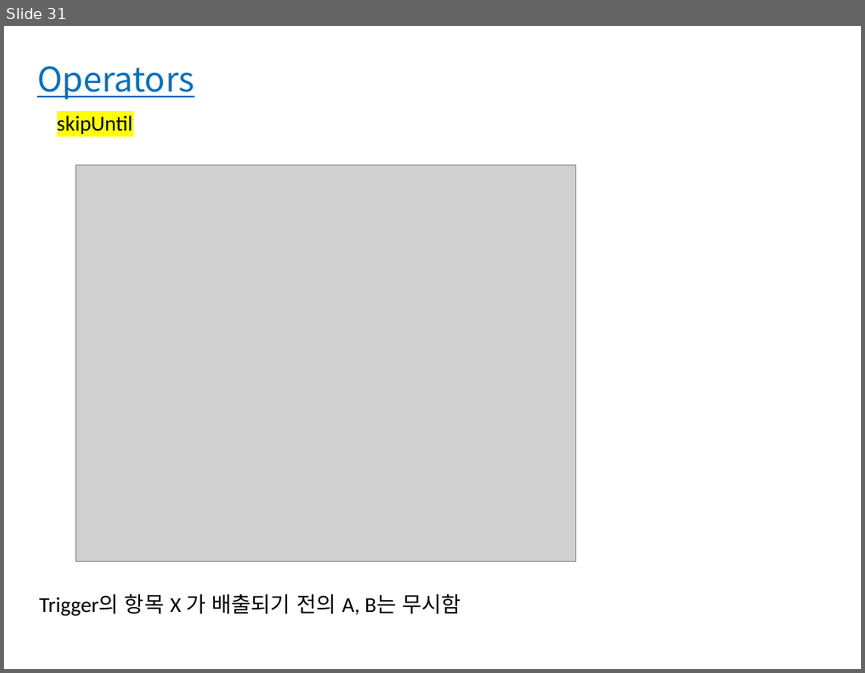
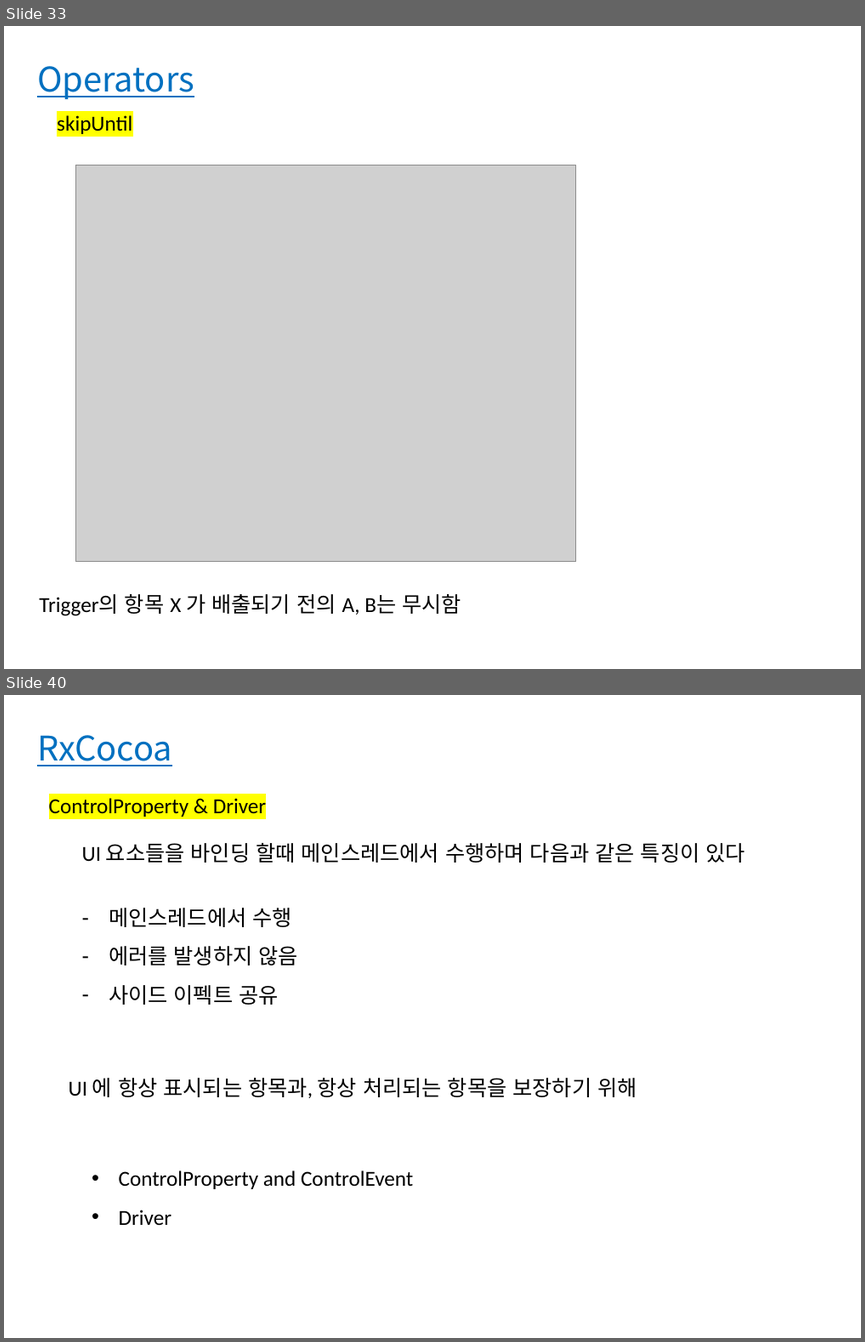
Before and after one commit to bbangbin97/RxSwift_Project, a slide deck: RxSwift.pptx. Shown one above the other, each under a label of ours: slide 31 before the commit, slides 33 and 40 after it; the slides between them are not shown. The pictures are 865x673 and 865x1342 pixels, drawn with LibreOffice and Linux fonts; fonts in the diff are those of the drawing; grey boxes stand for pictures. Boxes give left, top, right and bottom in pixels: in the first picture for what was removed or moved away, otherwise in the second. Text is boxed around its words. In the diff, an @@ line names an element or a change of style, - is before the commit and + after.

```diff
--- a/RxSwift.pptx
+++ b/RxSwift.pptx
@@ slide 40 added at box(4, 695, 861, 1338), background #FFFFFF @@
@@ text added at box(37, 735, 172, 766), 28.5 pt, text #0070C0, underline @@
+RxCocoa
@@ text added at box(49, 798, 266, 817), 18 pt, text #000000 @@
+ControlProperty & Driver
@@ text added at box(82, 843, 745, 862), 18 pt, text #000000 @@
+UI 요소들을 바인딩 할때 메인스레드에서 수행하며 다음과 같은 특징이 있다
@@ text added at box(109, 907, 298, 1004), 18 pt, text #000000 @@
+– 메인스레드에서 수행
+– 에러를 발생하지 않음
+– 사이드 이펙트 공유
@@ text added at box(69, 1077, 636, 1098), 18 pt, text #000000 @@
+UI 에 항상 표시되는 항목과, 항상 처리되는 항목을 보장하기 위해
@@ text added at box(119, 1170, 413, 1225), 18 pt, text #000000 @@
+• ControlProperty and ControlEvent
+• Driver
@@ what was slide 31 is now slide 33 @@
```
Also in this commit, not shown: 1 slide changed, 12 other slides added.
